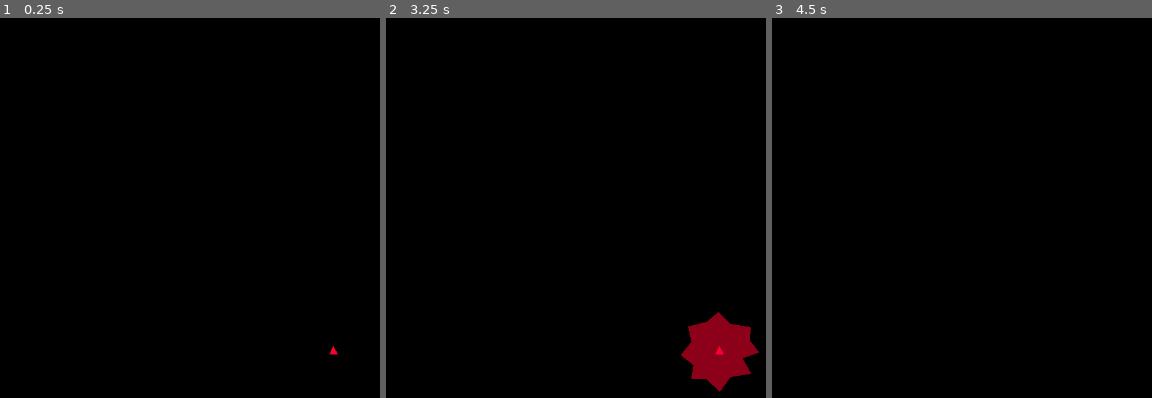
Above: before the commit, frames 1-3 (left to right).
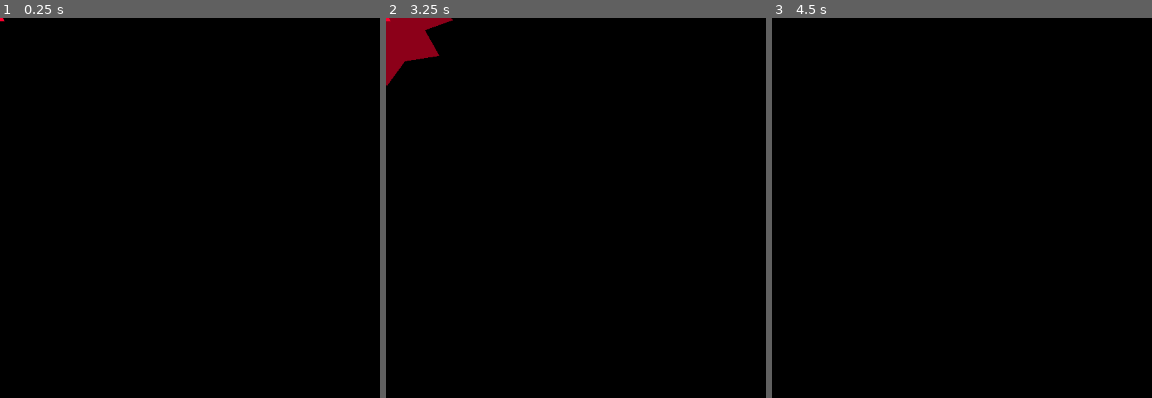
Above: after the commit, the same moments.

Repository: hyearchom/intruder-alert
Game: Godot game, scene res://sceny/bomba.tscn
Two runs of this game, one before a commit and one after it. Both use one fixed random seed, a clock stepped at 60 frames per second and the inputs below. This scene is started directly instead of the project's main scene.
Inputs:
- Up to frame 1 (0.25 s): no input
- Up to frame 2 (3.25 s): tap Enter (noc) at 0.5, 0.6, 1.55, 2, 2.3, 3.05 s; tap Space at 1.25, 2.75 s; tap A (doleva) at 1.35 s; tap D (doprava) at 2.1 s; tap W (dopredu) at 2.85 s
- Up to frame 3 (4.5 s): tap S (dozadu) at 3.6 s; tap Enter (noc) at 3.8, 4.25, 4.35 s

The runs differ from the first frame. In frame 1, less than 0.1% of the frame differs, in the area x 0-89%, y 0-89%; in frame 2, 4.2%, in the area x 0-99%, y 0-99%; in frame 3, nothing differs.

Commit message:
Animace úmrtí
- soupeř vizuálně projevuje odchod ze hry
- hráč je nyní trestán pouze ztrátou měny za odhalení soupeře

- rozsah exploze bomby byl navýšen

Diff:
--- a/Hrac.gd
+++ b/Hrac.gd
@@ -16,10 +16,6 @@
 func _physics_process(_delta: float) -> void:
 	ovladani_pohybu()
 	move_and_slide()
-
-
-func _exit_tree() -> void:
-	Signaly.prohra.emit()
 
 
 func ovladani_pohybu() -> void:
@@ -74,3 +70,8 @@
 		Predmet.drzi(inventar[poradi].nazev)
 	else:
 		Predmet.drzi()
+
+
+func umrti() -> void:
+	queue_free()
+	Signaly.prohra.emit()
--- a/display/Hrozba.gd
+++ b/display/Hrozba.gd
@@ -3,9 +3,10 @@
 var uroven: int
 
 func _ready() -> void:
-	zvysit_uroven(0)
+	zmenit_uroven(0)
 
 
-func zvysit_uroven(mira:=int(1)) -> void:
+func zmenit_uroven(mira:=int(1)) -> void:
 	uroven += mira
+	uroven = max(0, uroven)
 	text = 'Threat Level: {0}'.format([str(uroven)])
--- a/display/Obchod.gd
+++ b/display/Obchod.gd
@@ -24,4 +24,4 @@
 func nakup(tlacitko: Button) -> void:
 	if Hrozba.uroven >= tlacitko.cena:
 		Hrac.pridat_predmet(tlacitko.id, tlacitko.text.to_lower())
-		Hrozba.zvysit_uroven(-tlacitko.cena)
+		Hrozba.zmenit_uroven(-tlacitko.cena)
--- a/display/Oznameni.gd
+++ b/display/Oznameni.gd
@@ -10,9 +10,8 @@
 func vypsat(zprava: StringName, konec:=true) -> void:
 	text = zprava
 	show()
-	if konec:
-		pass
-		#get_tree().paused = true
+	if konec and get_tree():
+		get_tree().paused = true
 	else:
 		Zmizeni.start()
 		await Zmizeni.timeout
--- a/hra.tscn
+++ b/hra.tscn
@@ -2,15 +2,13 @@
 
 [ext_resource type="Script" path="res://Mapa.gd" id="1_vvfrj"]
 [ext_resource type="Texture2D" uid="uid://h7pp2mrxpd0l" path="res://media/vzornik.svg" id="2_30wqy"]
+[ext_resource type="Material" uid="uid://cyibocm625xcw" path="res://sceny/komponenty/pouze_na_svetle.tres" id="2_nqx6g"]
 [ext_resource type="Script" path="res://Postavy.gd" id="3_3iflw"]
 [ext_resource type="Script" path="res://Hrac.gd" id="3_l0pdp"]
 [ext_resource type="Script" path="res://display/Oznameni.gd" id="5_4r7d4"]
 [ext_resource type="Script" path="res://display/Hrozba.gd" id="5_51h2p"]
 [ext_resource type="Script" path="res://display/Inventar.gd" id="6_4aslp"]
 [ext_resource type="Script" path="res://display/Obchod.gd" id="6_q6e7s"]
-
-[sub_resource type="CanvasItemMaterial" id="CanvasItemMaterial_ajq2l"]
-light_mode = 2
 
 [sub_resource type="TileMapPattern" id="TileMapPattern_eailf"]
 tile_data = PackedInt32Array(0, 262145, 0, 65536, 262145, 0, 131072, 262145, 0, 196608, 131073, 0, 262144, 262145, 0, 3 …(771 unchanged characters)…
@@ -180,7 +178,7 @@
 metadata/_edit_group_ = true
 
 [node name="Prostory" type="TileMapLayer" parent="Mapa"]
-material = SubResource("CanvasItemMaterial_ajq2l")
+material = ExtResource("2_nqx6g")
 tile_set = SubResource("TileSet_sns41")
 
 [node name="Objekty" type="Node2D" parent="." node_paths=PackedStringArray("Mapa")]
--- a/sceny/bomba.gd
+++ b/sceny/bomba.gd
@@ -23,7 +23,7 @@
 
 func vybuch() -> void:
 	for obet: Node2D in dosah:
-		obet.queue_free()
+		obet.umrti()
 	Efekt.show()
 	await get_tree().create_timer(0.3).timeout
 	queue_free()
--- a/sceny/bomba.tscn
+++ b/sceny/bomba.tscn
@@ -5,10 +5,9 @@
 [ext_resource type="PackedScene" uid="uid://bnsdtdklrnw0w" path="res://sceny/komponenty/zneskodneni.tscn" id="3_xjqjh"]
 
 [sub_resource type="CircleShape2D" id="CircleShape2D_5087u"]
-radius = 60.0
+radius = 100.0
 
 [node name="Bomba" type="Area2D"]
-position = Vector2(500, 500)
 collision_layer = 0
 collision_mask = 48
 script = ExtResource("1_628kp")
@@ -23,6 +22,7 @@
 
 [node name="Efekt" type="Polygon2D" parent="Dosah"]
 visible = false
+scale = Vector2(1.67, 1.67)
 color = Color(1, 0, 0.183333, 0.552941)
 polygon = PackedVector2Array(-58, 6, -39, 21, -42, 42, -20, 42, 1, 61, 17, 39, 48, 34, 35, 11, 60, 2, 46, -16, 47, -36, 16, -41, -1, -59, -19, -44, -47, -37, -42, -14)
 
--- a/sceny/dvere.gd
+++ b/sceny/dvere.gd
@@ -4,4 +4,4 @@
 
 
 func _pruchod_soupere(_body: Node2D) -> void:
-	Hrozba.zvysit_uroven()
+	Hrozba.zmenit_uroven()
--- /dev/null
+++ b/sceny/komponenty/pouze_na_svetle.tres
@@ -0,0 +1,4 @@
+[gd_resource type="CanvasItemMaterial" format=3 uid="uid://cyibocm625xcw"]
+
+[resource]
+light_mode = 2
--- a/sceny/sejf.tscn
+++ b/sceny/sejf.tscn
@@ -13,7 +13,7 @@
 position = Vector2(500, 500)
 gravity_scale = 0.0
 script = ExtResource("1_cjoo1")
-nazev = &"vault"
+nazev = &"safe"
 
 [node name="Tvar" type="Polygon2D" parent="."]
 color = Color(1, 0.683333, 0, 1)
--- a/sceny/souper.gd
+++ b/sceny/souper.gd
@@ -8,9 +8,14 @@
 var postup_na_trase: int
 var trasa: Array
 
+@onready var Hrac:= get_tree().get_first_node_in_group("hrac")
+@onready var Hrozba: Control = get_node("/root/Hra/%Hrozba")
+
 @onready var navigacni_pole := get_world_2d().get_navigation_map()
 @onready var oznaceni :=  ziskat_oznaceni()
-@onready var Hrac:= get_tree().get_first_node_in_group("hrac")
+
+@onready var Animace: AnimationPlayer = $Animace
+@onready var Tvar: Sprite2D = $Tvar
 
 
 func ziskat_cestu(cil:Vector2i) -> PackedVector2Array:
@@ -65,9 +70,13 @@
 		if seznam_cilu:
 			vypocitat_trasu(seznam_cilu[0])
 		else:
-			set_physics_process(false)
+			aktivovat_pohyb(false)
 		#dalsi_bod_cesty()
 	bod_trasy = trasa[postup_na_trase]
+
+
+func aktivovat_pohyb(stav:=true) -> void:
+	set_physics_process(stav)
 
 
 func priblizeni_k_cily(cil:Vector2i) -> bool:
@@ -77,10 +86,10 @@
 
 
 func _ready() -> void:
-	set_physics_process(false)
+	aktivovat_pohyb(false)
 	await get_tree().process_frame
 	novy_cil(get_tree().get_first_node_in_group('sejf').global_position)
-	set_physics_process(true)
+	aktivovat_pohyb(true)
 
 
 func _physics_process(_delta: float) -> void:
@@ -90,11 +99,16 @@
 	move_and_slide()
 
 
-func _exit_tree() -> void:
+func umrti() -> void:
+	aktivovat_pohyb(false)
+	material = null
+	Animace.play("umrti")
+	await Animace.animation_finished
 	if get_tree().get_nodes_in_group('souperi').size() == 1:
 		Signaly.vyhra.emit()
 		print('vyhra')
+	queue_free()
 
 
-func _zasah_hrace(body: Node2D) -> void:
-	body.queue_free()
+func _zasah_hrace(_body: Node2D) -> void:
+	Hrozba.zmenit_uroven(-5)
--- a/sceny/souper.tscn
+++ b/sceny/souper.tscn
@@ -1,9 +1,7 @@
-[gd_scene load_steps=7 format=3 uid="uid://dcaxexurx5f2g"]
+[gd_scene load_steps=10 format=3 uid="uid://dcaxexurx5f2g"]
 
 [ext_resource type="Script" path="res://sceny/souper.gd" id="1_d6mxi"]
-
-[sub_resource type="CanvasItemMaterial" id="CanvasItemMaterial_xaqsr"]
-light_mode = 2
+[ext_resource type="Material" uid="uid://cyibocm625xcw" path="res://sceny/komponenty/pouze_na_svetle.tres" id="1_twpbo"]
 
 [sub_resource type="Gradient" id="Gradient_hil7n"]
 offsets = PackedFloat32Array(0.5, 0.6)
@@ -22,14 +20,53 @@
 [sub_resource type="CircleShape2D" id="CircleShape2D_2iod0"]
 radius = 70.0
 
+[sub_resource type="Animation" id="Animation_32iaa"]
+length = 0.001
+tracks/0/type = "value"
+tracks/0/imported = false
+tracks/0/enabled = true
+tracks/0/path = NodePath(".:modulate")
+tracks/0/interp = 1
+tracks/0/loop_wrap = true
+tracks/0/keys = {
+"times": PackedFloat32Array(0),
+"transitions": PackedFloat32Array(1),
+"update": 0,
+"values": [Color(1, 1, 1, 1)]
+}
+
+[sub_resource type="Animation" id="Animation_p215x"]
+resource_name = "umrti"
+length = 1.5
+step = 0.1
+tracks/0/type = "value"
+tracks/0/imported = false
+tracks/0/enabled = true
+tracks/0/path = NodePath(".:modulate")
+tracks/0/interp = 1
+tracks/0/loop_wrap = true
+tracks/0/keys = {
+"times": PackedFloat32Array(0, 0.3, 0.6, 0.9, 1.2, 1.5),
+"transitions": PackedFloat32Array(1, 1, 1, 1, 1, 1),
+"update": 1,
+"values": [Color(1, 1, 1, 1), Color(1, 1, 1, 0), Color(1, 1, 1, 1), Color(1, 1, 1, 0), Color(1, 1, 1, 1), Color(1, 1, 1, 0)]
+}
+
+[sub_resource type="AnimationLibrary" id="AnimationLibrary_pmbcf"]
+_data = {
+"RESET": SubResource("Animation_32iaa"),
+"umrti": SubResource("Animation_p215x")
+}
+
 [node name="Souper" type="CharacterBody2D" groups=["souperi"]]
+material = ExtResource("1_twpbo")
 collision_layer = 32
 motion_mode = 1
 script = ExtResource("1_d6mxi")
 metadata/_edit_group_ = true
 
 [node name="Tvar" type="Sprite2D" parent="."]
-material = SubResource("CanvasItemMaterial_xaqsr")
+use_parent_material = true
 texture = SubResource("GradientTexture2D_dtqji")
 
 [node name="Obrysy" type="CollisionShape2D" parent="."]
@@ -42,4 +79,9 @@
 [node name="CollisionShape2D" type="CollisionShape2D" parent="Utok"]
 shape = SubResource("CircleShape2D_2iod0")
 
+[node name="Animace" type="AnimationPlayer" parent="."]
+libraries = {
+"": SubResource("AnimationLibrary_pmbcf")
+}
+
 [connection signal="body_entered" from="Utok" to="." method="_zasah_hrace"]
